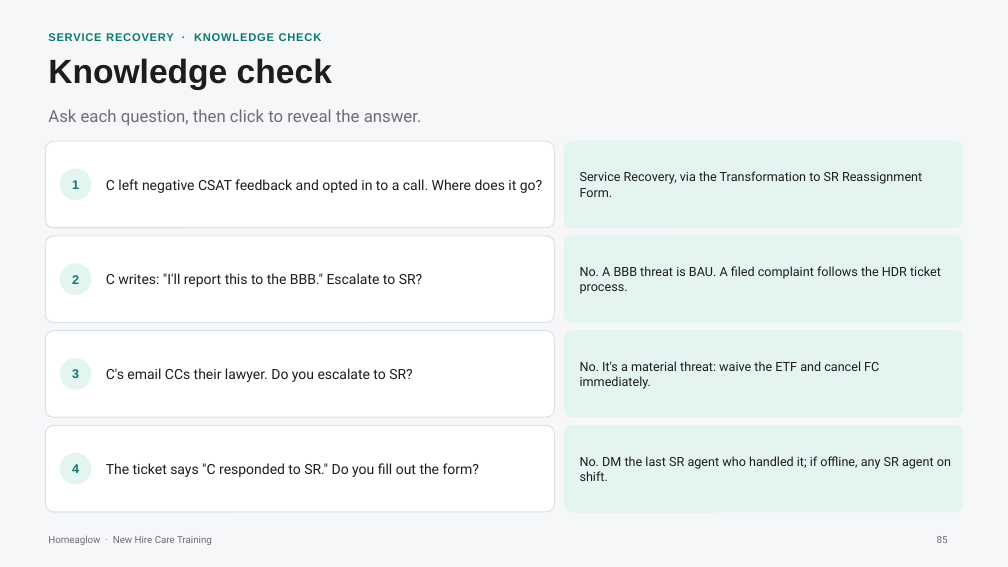
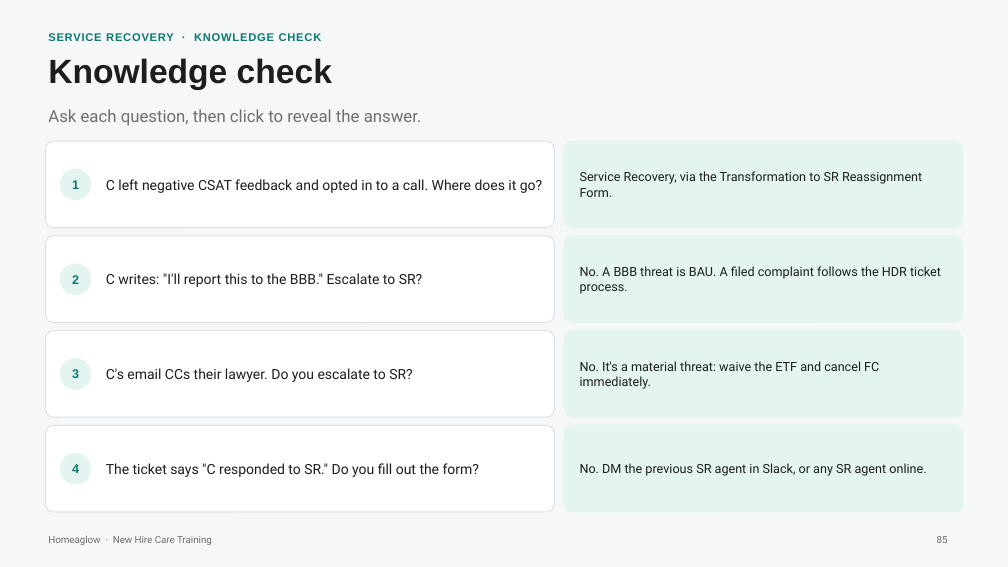
Before and after one commit to anjulimichelle/training, a slide deck: slide 85 of billing-disputes/billing-disputes-cash-payments.pptx. Drawn at 1008x567 pixels with LibreOffice and Linux fonts; fonts in the diff are those of the drawing. Boxes give left, top, right and bottom in pixels: in the first picture for what was removed or moved away, otherwise in the second. Text is boxed around its words. In the diff, an @@ line names an element or a change of style, - is before the commit and + after.

```diff
--- a/billing-disputes/billing-disputes-cash-payments.pptx
+++ b/billing-disputes/billing-disputes-cash-payments.pptx
@@ text at [580, 463, 926, 476]: text changed @@
-No. DM the last SR agent who handled it; if offline, any SR agent on shift.
+No. DM the previous SR agent in Slack, or any SR agent online.
```
Also in this commit, not shown: 2 other slides changed, 2 other files.
